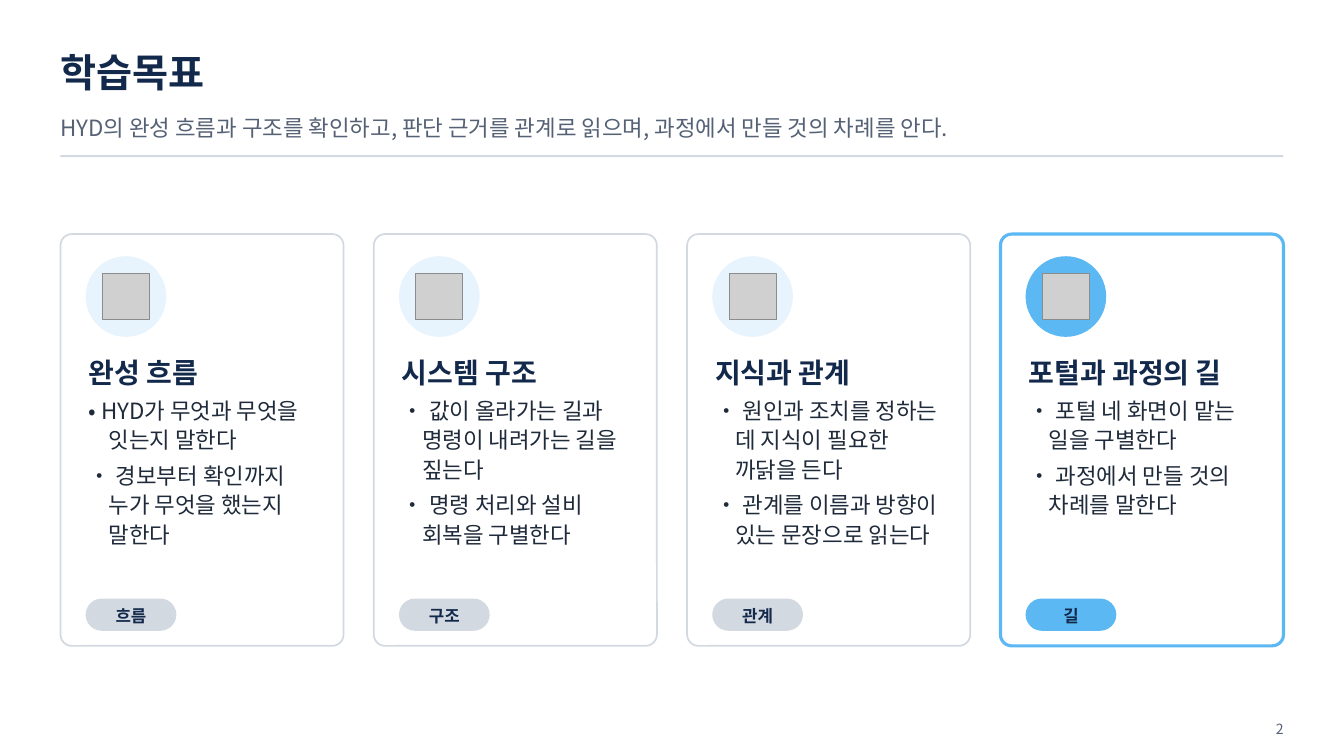
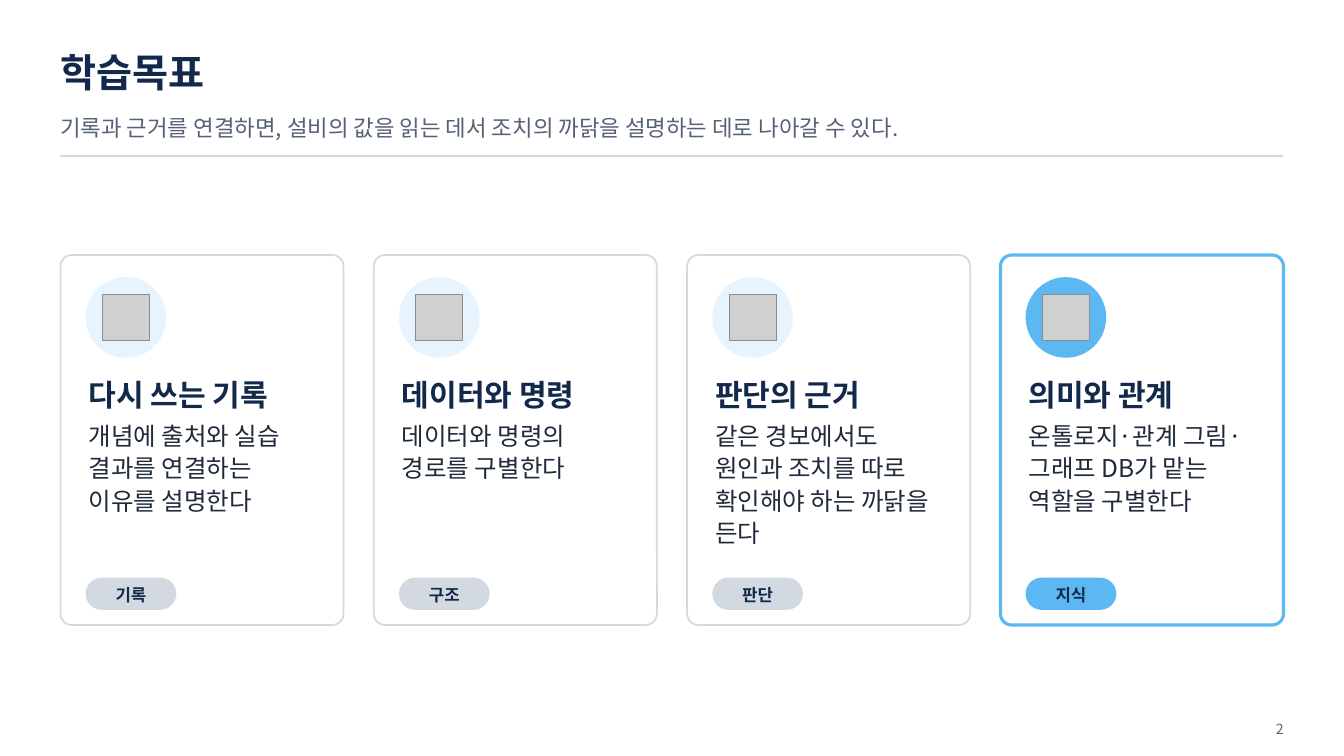
Before and after one commit to uengine-oss/hyd-iot-edu, a slide deck: slide 2 of workspace/강의제작/산출물/통합반/이론_오프라인/01회차/통합반_오프라인_01회차.pptx. Drawn at 1344x756 pixels with LibreOffice and Linux fonts; fonts in the diff are those of the drawing; grey boxes stand for pictures. Boxes give left, top, right and bottom in pixels: in the first picture for what was removed or moved away, otherwise in the second. Text is boxed around its words. In the diff, an @@ line names an element or a change of style, - is before the commit and + after.

Commit message:
1회차 공통 이론 덱·대본과 같은 판본의 제작 및 수업 자료 동기화

```diff
--- a/workspace/강의제작/산출물/통합반/이론_오프라인/01회차/통합반_오프라인_01회차.pptx
+++ b/workspace/강의제작/산출물/통합반/이론_오프라인/01회차/통합반_오프라인_01회차.pptx
@@ text at [60, 117, 899, 140]: text changed @@
-HYD의 완성 흐름과 구조를 확인하고, 판단 근거를 관계로 읽으며, 과정에서 만들 것의 차례를 안다.
+기록과 근거를 연결하면, 설비의 값을 읽는 데서 조치의 까닭을 설명하는 데로 나아갈 수 있다.
@@ rounded rectangle: place and size @@
-rounded rectangle at [60, 234, 344, 646]
+rounded rectangle at [60, 255, 344, 625]
@@ rounded rectangle: place and size @@
-rounded rectangle at [374, 234, 657, 646]
+rounded rectangle at [374, 255, 657, 625]
@@ rounded rectangle: place and size @@
-rounded rectangle at [688, 234, 971, 646]
+rounded rectangle at [688, 255, 971, 625]
@@ rounded rectangle: place and size @@
-rounded rectangle at [1000, 234, 1284, 646]
+rounded rectangle at [1000, 255, 1284, 625]
@@ 4 ellipses, 2 pictures: place and size @@
-4 ellipses, 2 pictures at [86, 256, 1106, 337]
+4 ellipses, 2 pictures at [86, 277, 1106, 358]
@@ picture added at [729, 294, 775, 341] @@
@@ picture: place and size @@
-picture at [729, 273, 775, 320]
+picture at [1043, 294, 1089, 341]
@@ picture removed at [1043, 273, 1089, 320] @@
@@ text at [89, 380, 280, 512]: text changed; size 16 to 17.5 pt @@
-완성 흐름
-• HYD가 무엇과 무엇을 잇는지 말한다
-• 경보부터 확인까지 누가 무엇을 했는지 말한다
+다시 쓰는 기록
+개념에 출처와 실습 결과를 연결하는 이유를 설명한다
@@ text at [402, 380, 574, 479]: text changed; size 16 to 17.5 pt @@
-시스템 구조
-• 값이 올라가는 길과 명령이 내려가는 길을 짚는다
-• 명령 처리와 설비 회복을 구별한다
+데이터와 명령
+데이터와 명령의 경로를 구별한다
@@ text at [715, 380, 929, 544]: text changed; size 16 to 17.5 pt @@
-지식과 관계
-• 원인과 조치를 정하는 데 지식이 필요한 까닭을 든다
-• 관계를 이름과 방향이 있는 문장으로 읽는다
+판단의 근거
+같은 경보에서도 원인과 조치를 따로 확인해야 하는 까닭을 든다
@@ text at [1028, 380, 1242, 512]: text changed; size 16 to 17.5 pt @@
-포털과 과정의 길
-• 포털 네 화면이 맡는 일을 구별한다
-• 과정에서 만들 것의 차례를 말한다
+의미와 관계
+온톨로지·관계 그림·그래프 DB가 맡는 역할을 구별한다
@@ text at [116, 587, 147, 603]: text changed @@
-흐름
+기록
@@ text at [742, 587, 773, 603]: text changed @@
-관계
+판단
@@ 4 rounded rectangles, 1 text: place and size @@
-4 rounded rectangles, 1 text at [86, 599, 1116, 631]
+4 rounded rectangles, 1 text at [86, 578, 1116, 610]
@@ text at [1056, 587, 1087, 603]: text changed @@
-길
+지식
```
Also in this commit, not shown: 32 other slides changed, 4 slides added, 3 slides removed, 52 other files.
